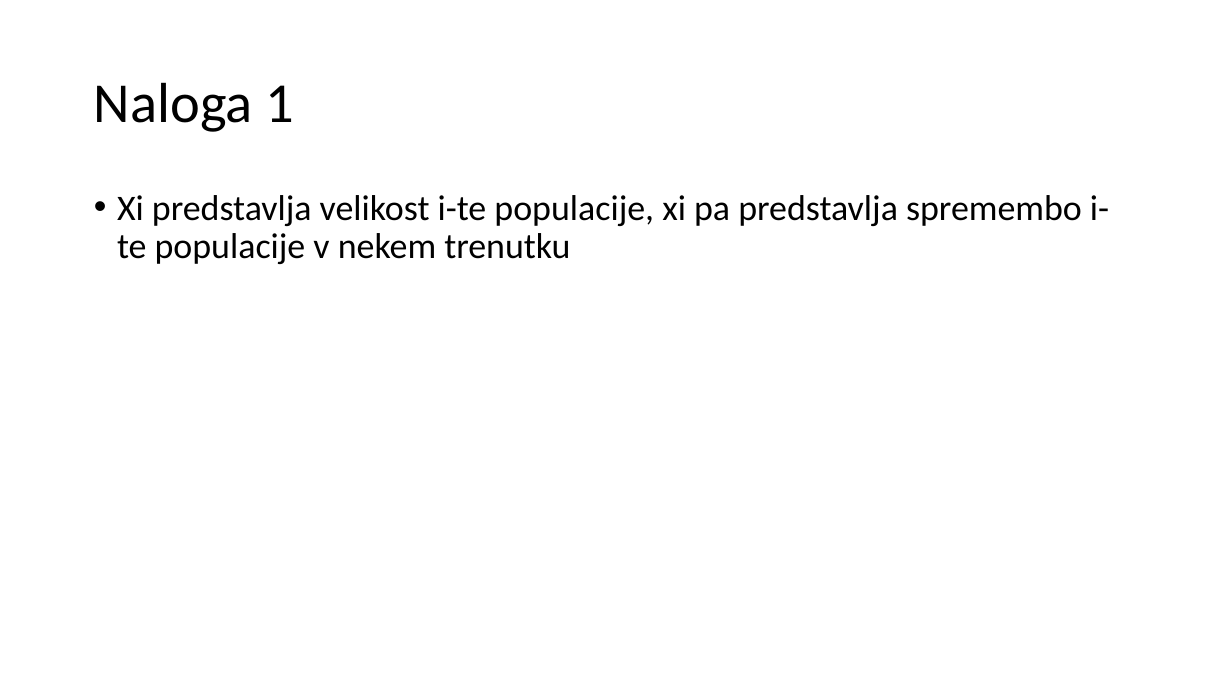
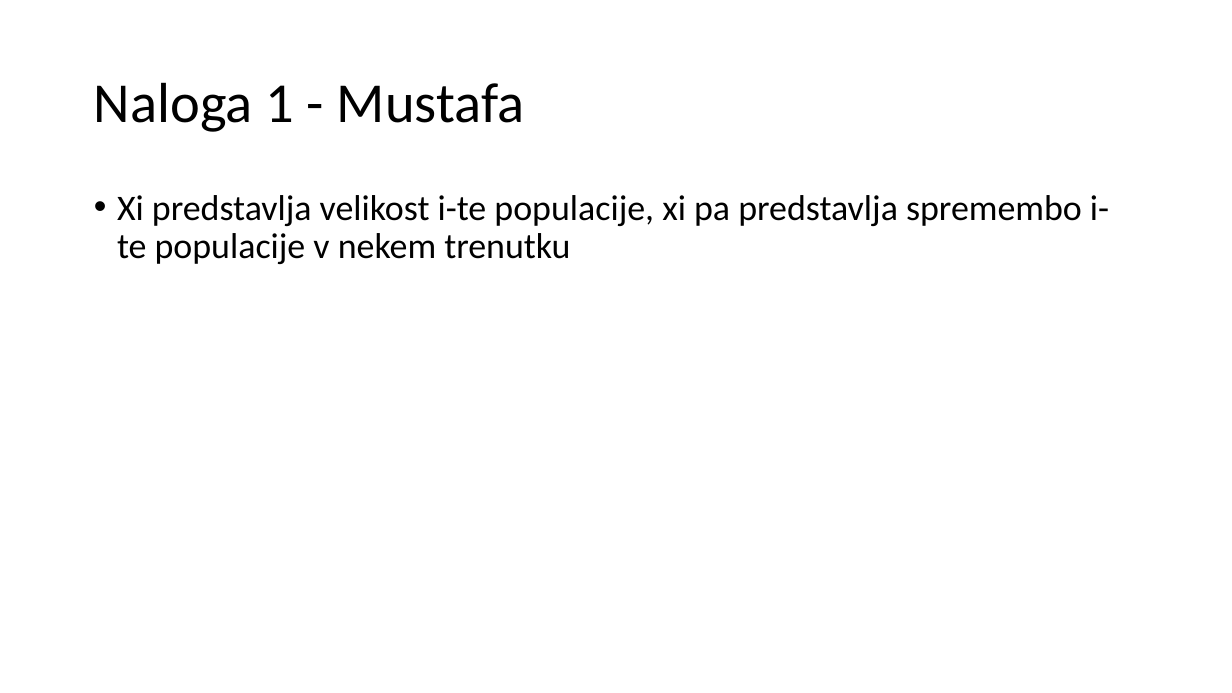
Before and after one commit to DomenMohorcic/Population-dynamics-in-the-food-chain, a slide deck: slide 4 of docs/predstavitev_text.pptx. Drawn at 1232x693 pixels with LibreOffice and Linux fonts; fonts in the diff are those of the drawing. Boxes give left, top, right and bottom in pixels: in the first picture for what was removed or moved away, otherwise in the second. Text is boxed around its words. In the diff, an @@ line names an element or a change of style, - is before the commit and + after.

```diff
--- a/docs/predstavitev_text.pptx
+++ b/docs/predstavitev_text.pptx
@@ title at box(94, 82, 525, 132): text changed @@
-Naloga 1
+Naloga 1 - Mustafa
```
Also in this commit, not shown: 11 other slides changed, 1 other file.
